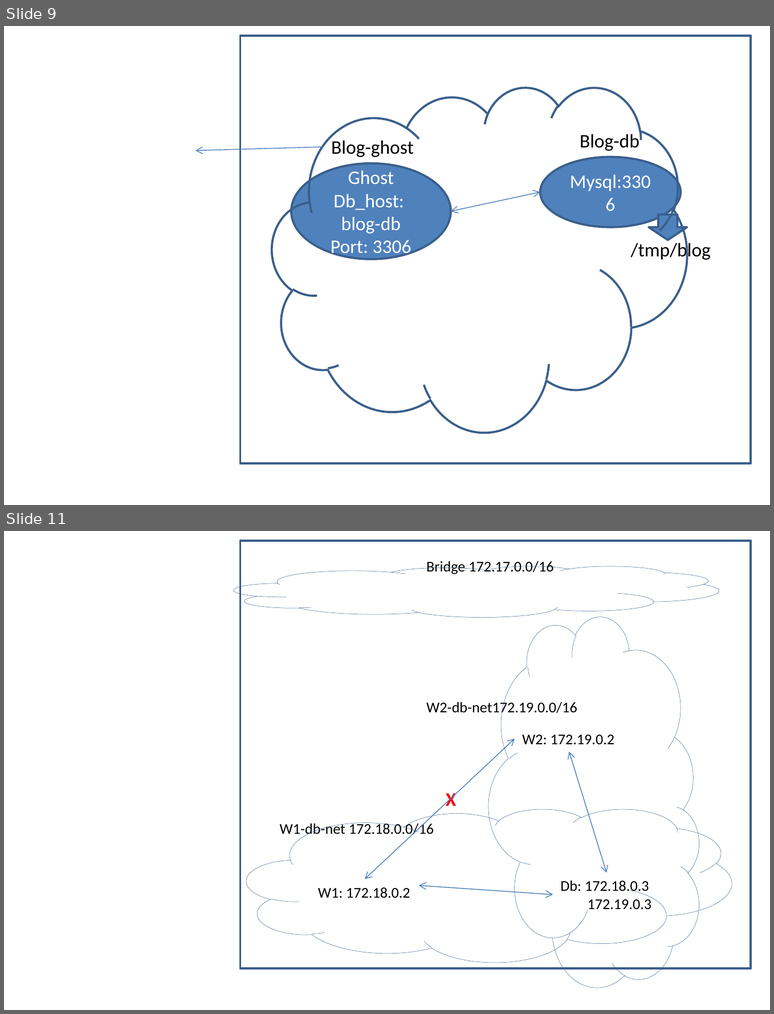
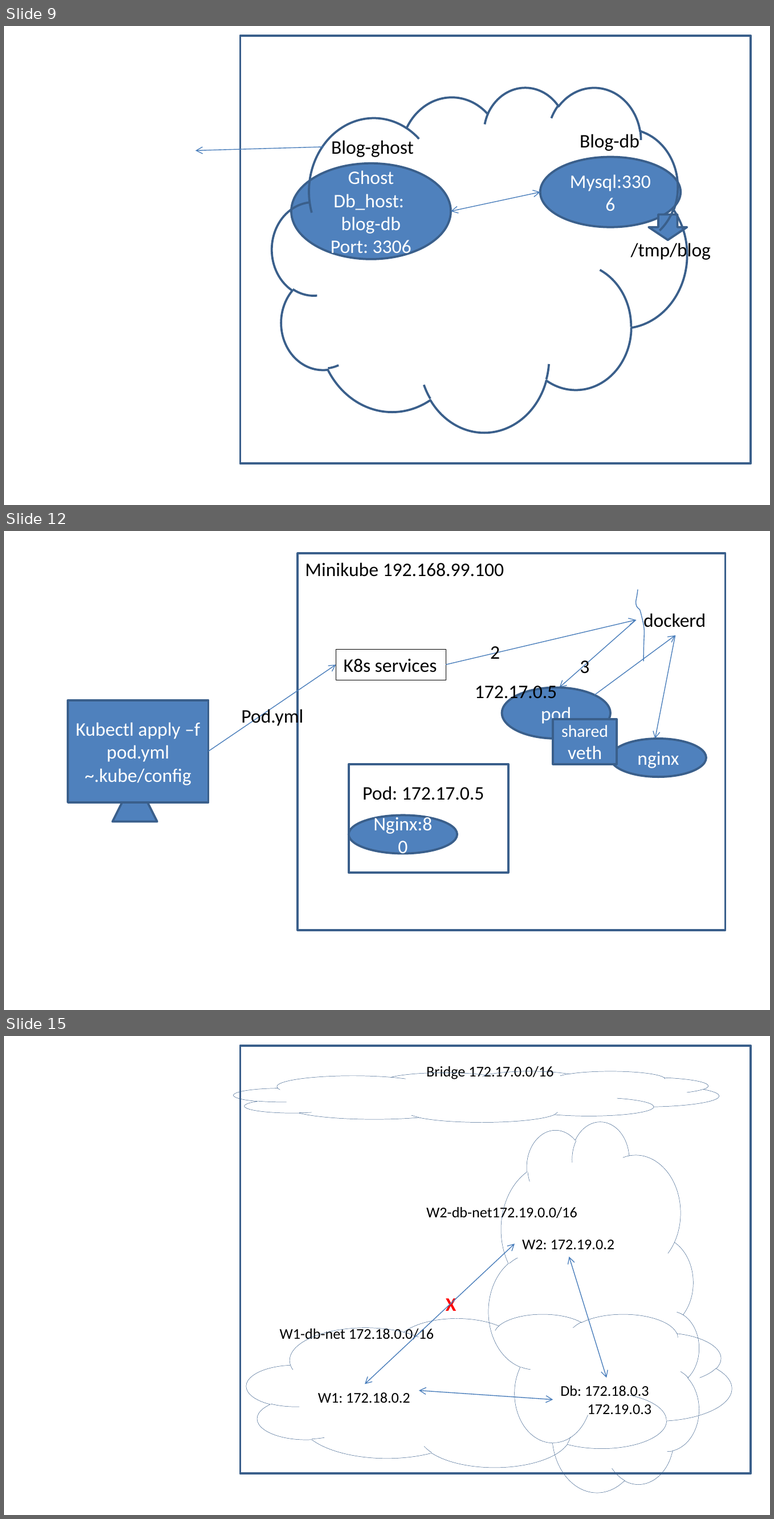
Before and after one commit to AdityaSP/ora-jul29-dock-kube, a slide deck: rough-diag.pptx. Shown one above the other, each under a label of ours: slides 9 and 11 before the commit, slides 9, 12 and 15 after it; the slides between them are not shown. The pictures are 774x1014 and 774x1519 pixels, drawn with LibreOffice and Linux fonts; fonts in the diff are those of the drawing. Boxes give left, top, right and bottom in pixels: in the first picture for what was removed or moved away, otherwise in the second. Text is boxed around its words. In the diff, an @@ line names an element or a change of style, - is before the commit and + after.

```diff
--- a/rough-diag.pptx
+++ b/rough-diag.pptx
@@ slide 12 added at (4, 531, 770, 1010), background #FFFFFF @@
@@ rectangle added at (298, 553, 725, 930), outline #3A5F8C 2 pt @@
@@ text added at (305, 562, 504, 577), 18 pt, text #000000 @@
+Minikube 192.168.99.100
@@ freeform shape added at (635, 589, 647, 661), outline #4B7EBC 0.75 pt @@
@@ text added at (644, 613, 706, 632), 18 pt, text #000000 @@
+dockerd
@@ arrow added from (446, 664) to (636, 620), #4B7EBC 0.75 pt @@
@@ arrow added from (636, 620) to (559, 687), #4B7EBC 0.75 pt @@
@@ rectangle added at (336, 649, 445, 680), outline #000000 0.25 pt, 18 pt, text #000000 @@
+K8s services
@@ text added at (490, 646, 500, 659), 18 pt, text #000000 @@
+2
@@ arrow added from (595, 695) to (675, 635), #4B7EBC 0.75 pt @@
@@ arrow added from (675, 635) to (655, 738), #4B7EBC 0.75 pt @@
@@ arrow added from (209, 752) to (336, 664), #4B7EBC 0.75 pt @@
@@ text added at (580, 660, 589, 673), 18 pt, text #000000 @@
+3
@@ rectangle added at (68, 700, 208, 802), fill #4F81BD, outline #3A5F8C 2 pt, 18 pt, text #FFFFFF @@
+Kubectl apply –f pod.yml
+~.kube/config
@@ text added at (475, 685, 557, 703), 18 pt, text #000000 @@
+172.17.0.5
@@ ellipse added at (502, 687, 610, 738), fill #4F81BD, outline #3A5F8C 2 pt, 18 pt, text #FFFFFF @@
+pod
@@ text added at (241, 707, 303, 728), 18 pt, text #000000 @@
+Pod.yml
@@ rectangle added at (553, 720, 617, 764), fill #4F81BD, outline #3A5F8C 2 pt, 16 pt, text #FFFFFF @@
+shared
+veth
@@ ellipse added at (610, 738, 706, 777), fill #4F81BD, outline #3A5F8C 2 pt, 18 pt, text #FFFFFF @@
+nginx
@@ rectangle added at (349, 764, 508, 872), outline #3A5F8C 2 pt @@
@@ triangle added at (113, 777, 157, 821), fill #4F81BD, outline #3A5F8C 2 pt @@
@@ text added at (363, 786, 485, 800), 18 pt, text #000000 @@
+Pod: 172.17.0.5
@@ ellipse added at (349, 815, 458, 854), fill #4F81BD, outline #3A5F8C 2 pt, 18 pt, text #FFFFFF @@
+Nginx:80
@@ what was slide 11 is now slide 15 @@
```
Also in this commit, not shown: 10 other slides added, 1 slide removed.
